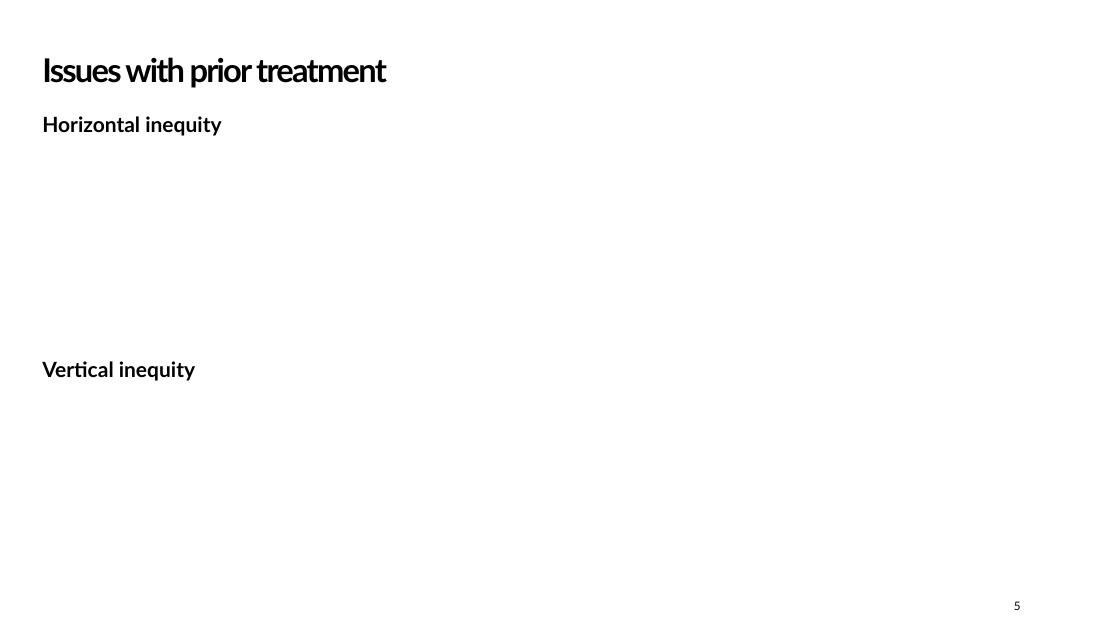
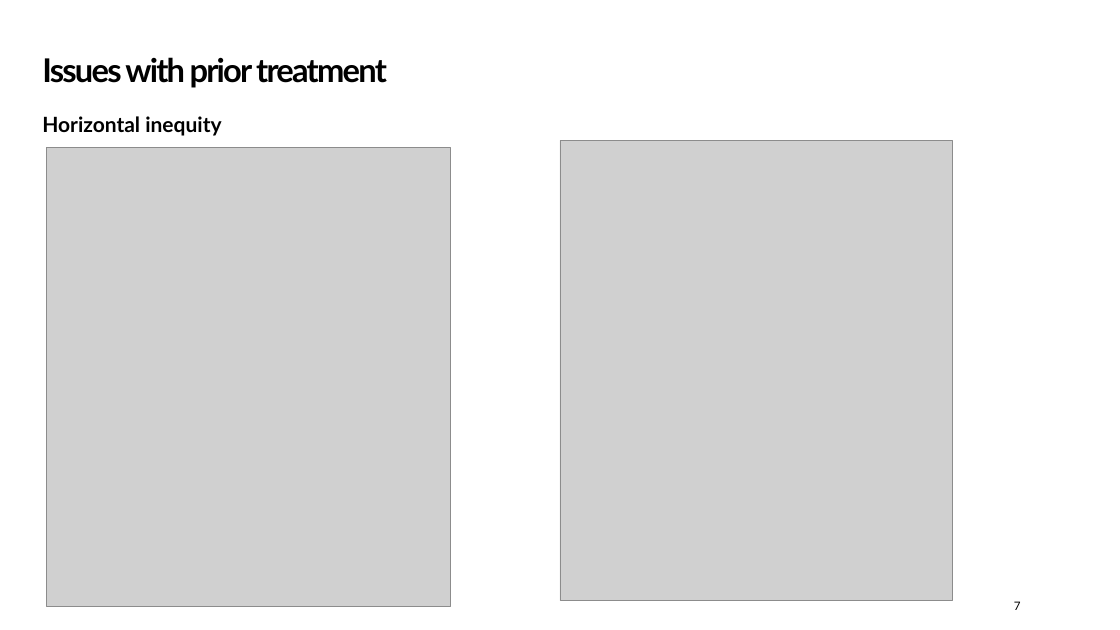
Before and after one commit to Zjub/TVHENZ, a slide deck: slide 7 of e61 Projects/Presentations/QETA Post-Budget 2026.pptx (slide 5 before the commit). Drawn at 1120x630 pixels with LibreOffice and Linux fonts; fonts in the diff are those of the drawing; grey boxes stand for pictures; background and template pictures are left out. Boxes give left, top, right and bottom in pixels: in the first picture for what was removed or moved away, otherwise in the second. Text is boxed around its words. In the diff, an @@ line names an element or a change of style, - is before the commit and + after.

```diff
--- a/e61 Projects/Presentations/QETA Post-Budget 2026.pptx
+++ b/e61 Projects/Presentations/QETA Post-Budget 2026.pptx
@@ picture added at (46, 148, 450, 607) @@
@@ picture added at (560, 140, 953, 601) @@
@@ text removed at (42, 361, 195, 381) @@
-Vertical inequity
@@ page number at (1014, 601, 1021, 610): text changed @@
-5
+7
```
Also in this commit, not shown: 5 other slides changed, 2 slides added, 3 other files.
